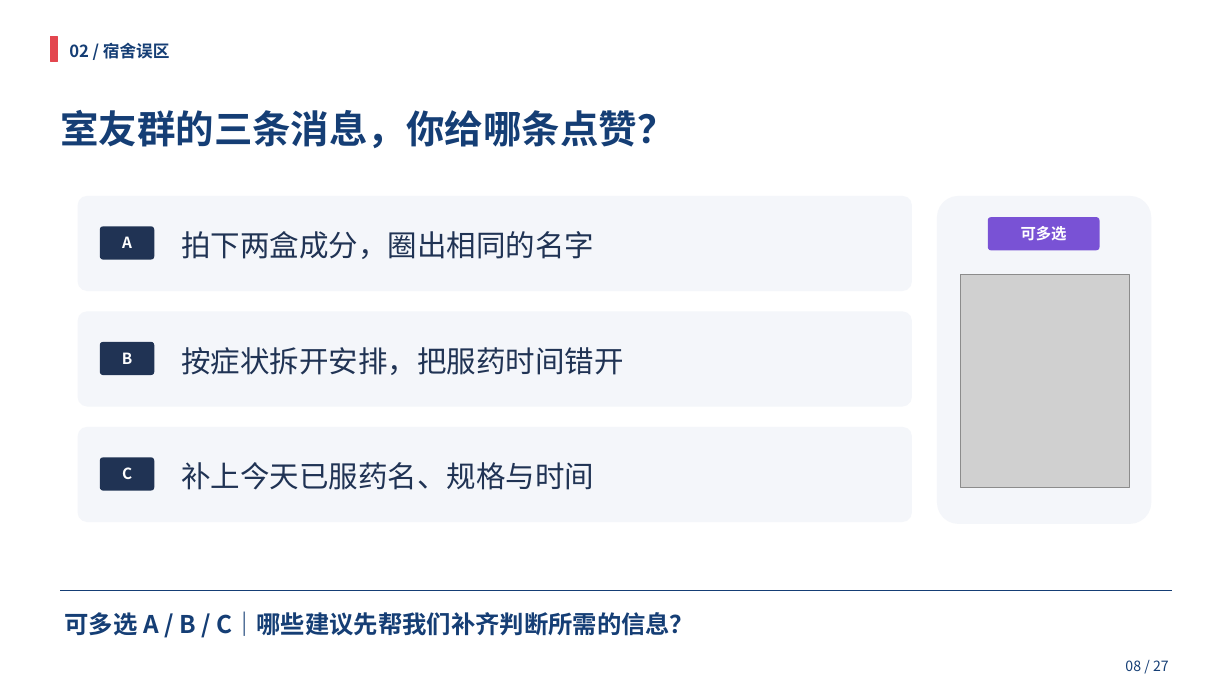
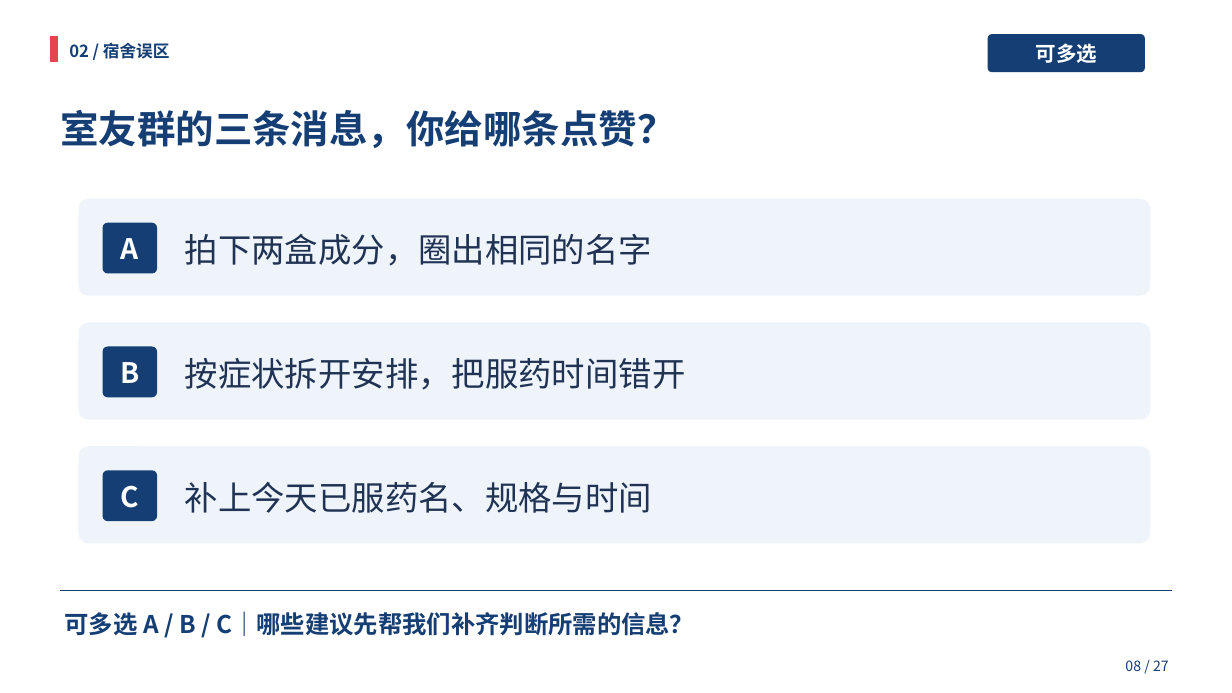
Before and after one commit to HOU-snowyfly/PPTbuilder, a slide deck: slide 8 of 交付文件/合理用药_双人35分钟.pptx. Drawn at 1232x693 pixels with LibreOffice and Linux fonts; fonts in the diff are those of the drawing; grey boxes stand for pictures. Boxes give left, top, right and bottom in pixels: in the first picture for what was removed or moved away, otherwise in the second. Text is boxed around its words. In the diff, an @@ line names an element or a change of style, - is before the commit and + after.

```diff
--- a/交付文件/合理用药_双人35分钟.pptx
+++ b/交付文件/合理用药_双人35分钟.pptx
@@ rounded rectangle added at (988, 34, 1145, 72), fill #153E75 @@
@@ text "可多选": place and size @@
-text "可多选" at (1021, 226, 1067, 241)
+text "可多选" at (1036, 43, 1097, 63)
@@ text "可多选" at (1036, 43, 1097, 63): size 12 to 16 pt @@
@@ rounded rectangle: place and size @@
-rounded rectangle at (78, 196, 912, 291)
+rounded rectangle at (79, 199, 1151, 296)
@@ rounded rectangle removed at (937, 196, 1152, 524) @@
@@ rounded rectangle: place and size @@
-rounded rectangle at (100, 226, 154, 260)
+rounded rectangle at (103, 223, 157, 274)
@@ rounded rectangle removed at (988, 217, 1100, 250) @@
@@ picture removed at (961, 274, 1129, 488) @@
@@ rounded rectangle: place and size @@
-rounded rectangle at (78, 311, 912, 407)
+rounded rectangle at (79, 323, 1151, 420)
@@ text "B": place and size @@
-text "B" at (122, 352, 132, 364)
+text "B" at (120, 362, 139, 383)
@@ rounded rectangle: place and size @@
-rounded rectangle at (100, 342, 154, 375)
+rounded rectangle at (103, 347, 157, 397)
@@ text "按症状拆开安排，把服药时间错开": place and size @@
-text "按症状拆开安排，把服药时间错开" at (181, 347, 624, 375)
+text "按症状拆开安排，把服药时间错开" at (185, 358, 686, 390)
@@ fill #F4F6FA to #EEF4FA in 3 elements at (79, 199, 1151, 296), (79, 323, 1151, 420), (79, 446, 1151, 543) @@
@@ rounded rectangle: place and size @@
-rounded rectangle at (78, 427, 912, 522)
+rounded rectangle at (79, 446, 1151, 543)
@@ size 12 to 22 pt in 3 elements at (121, 238, 139, 259), (120, 362, 139, 383), (121, 485, 140, 508) @@
@@ text "C": place and size @@
-text "C" at (122, 467, 132, 479)
+text "C" at (121, 485, 140, 508)
@@ fill #203354 to #153E75 in 3 elements at (103, 223, 157, 274), (103, 347, 157, 397), (103, 470, 157, 521) @@
@@ rounded rectangle: place and size @@
-rounded rectangle at (100, 457, 154, 491)
+rounded rectangle at (103, 470, 157, 521)
@@ size 23 to 26 pt in 3 elements at (185, 234, 652, 266), (185, 358, 686, 390), (185, 482, 652, 513) @@
@@ text "补上今天已服药名、规格与时间": place and size @@
-text "补上今天已服药名、规格与时间" at (181, 462, 594, 490)
+text "补上今天已服药名、规格与时间" at (185, 482, 652, 513)
```
Also in this commit, not shown: 22 other slides changed, 1 slide added, 1 other file.
